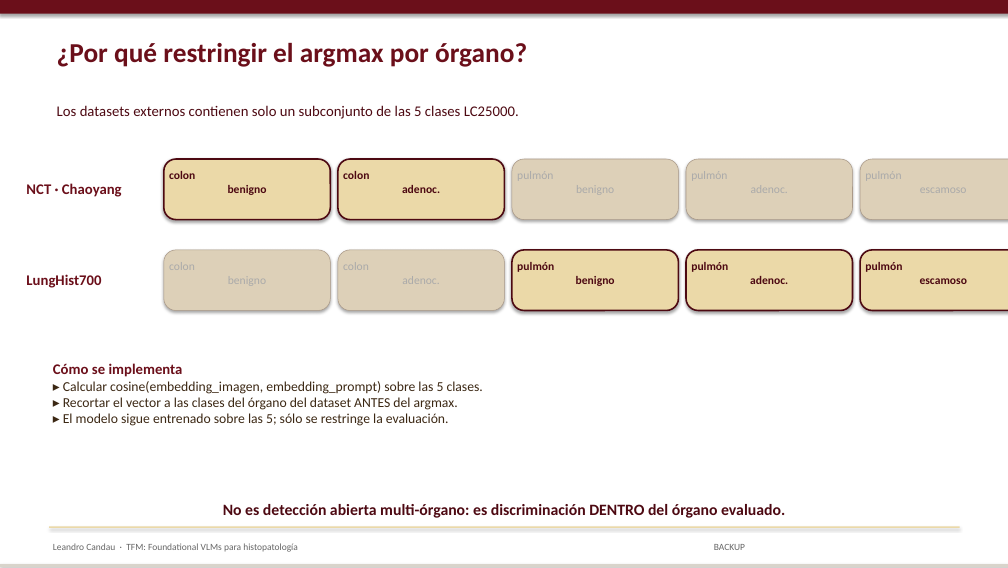
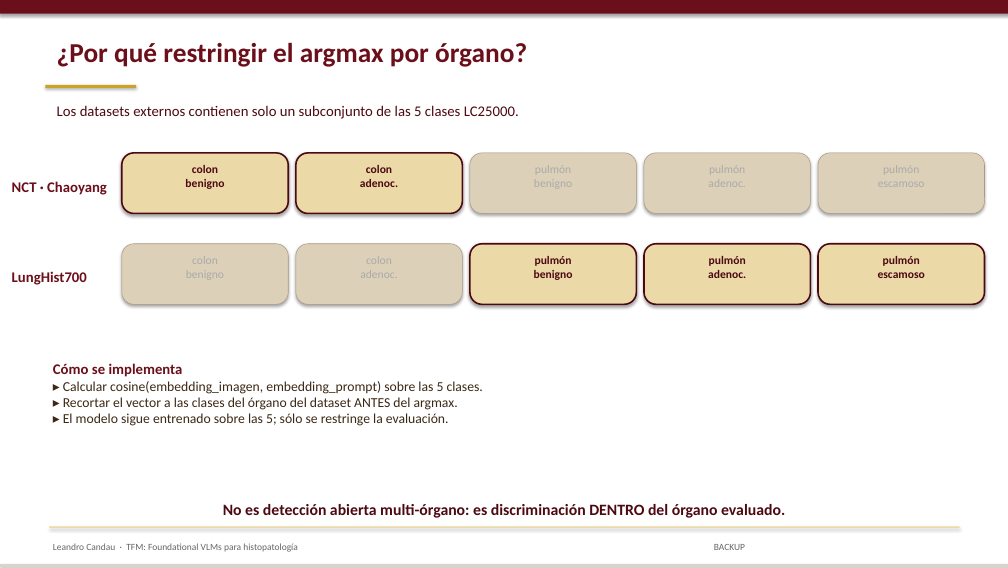
Before and after one commit to lcandau/histopathology-clip-lab, a slide deck: slide 32 of report/TFM_defense.pptx. Drawn at 1008x568 pixels with LibreOffice and Linux fonts; fonts in the diff are those of the drawing. Boxes give left, top, right and bottom in pixels: in the first picture for what was removed or moved away, otherwise in the second. Text is boxed around its words. In the diff, an @@ line names an element or a change of style, - is before the commit and + after.

```diff
--- a/report/TFM_defense.pptx
+++ b/report/TFM_defense.pptx
@@ rectangle added at (x1=45, y1=85, x2=136, y2=88), fill #C9A227 @@
@@ text "NCT · Chaoyang" moved from (x1=26, y1=183, x2=122, y2=197) to (x1=12, y1=181, x2=107, y2=195) @@
@@ text at (x1=185, y1=165, x2=224, y2=189): text changed @@
-colon
-benigno
+colon
+benigno
@@ text at (x1=360, y1=165, x2=398, y2=187): text changed @@
-colon
-adenoc.
+colon
+adenoc.
@@ text at (x1=534, y1=165, x2=572, y2=188): text changed @@
-pulmón
-benigno
+pulmón
+benigno
@@ text at (x1=708, y1=165, x2=745, y2=187): text changed @@
-pulmón
-adenoc.
+pulmón
+adenoc.
@@ text at (x1=878, y1=165, x2=925, y2=187): text changed @@
-pulmón
-escamoso
+pulmón
+escamoso
@@ text "LungHist700" moved from (x1=26, y1=274, x2=101, y2=288) to (x1=12, y1=271, x2=87, y2=285) @@
@@ 10 rounded rectangles moved together from (x1=164, y1=159, x2=1008, y2=310) to (x1=122, y1=153, x2=985, y2=304) @@
@@ text at (x1=186, y1=256, x2=224, y2=278): text changed @@
-colon
-benigno
+colon
+benigno
@@ text at (x1=360, y1=256, x2=397, y2=278): text changed @@
-colon
-adenoc.
+colon
+adenoc.
@@ text at (x1=534, y1=256, x2=573, y2=280): text changed @@
-pulmón
-benigno
+pulmón
+benigno
@@ text at (x1=708, y1=256, x2=746, y2=278): text changed @@
-pulmón
-adenoc.
+pulmón
+adenoc.
@@ text at (x1=878, y1=256, x2=925, y2=278): text changed @@
-pulmón
-escamoso
+pulmón
+escamoso
```
Also in this commit, not shown: 28 other slides changed.
